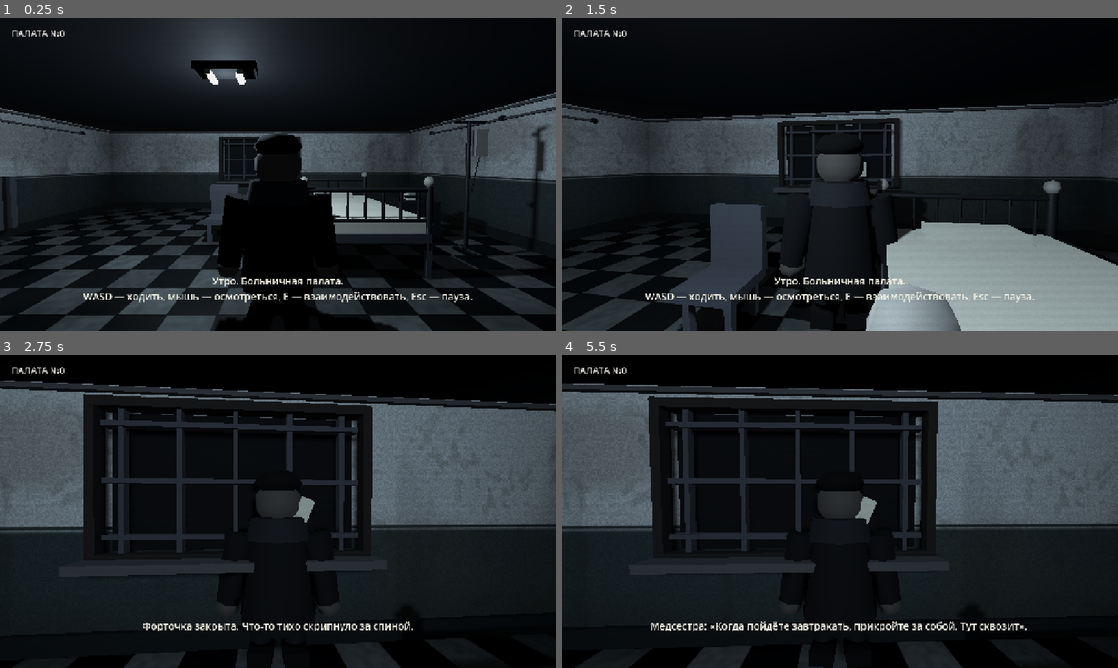
Above: before the commit, frames 1-4 (two rows, left to right).
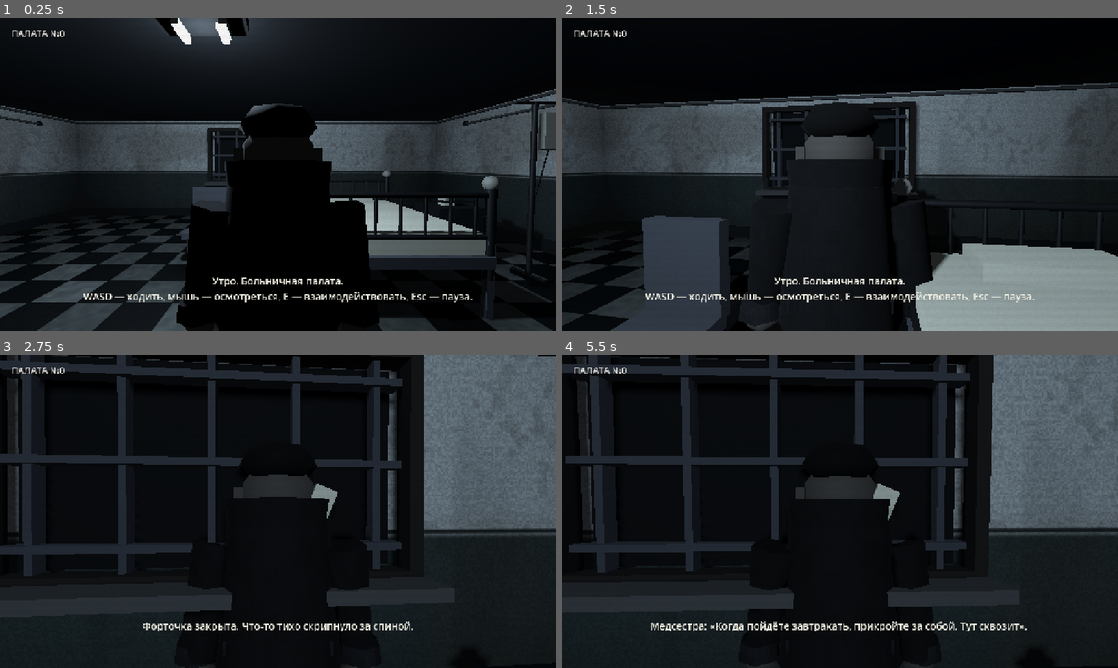
Above: after the commit, the same moments.

Repository: smaks190-crypto/Durotale
Game: Godot game, scene res://scenes/main.tscn
The game is run twice, just before and just after one commit, with the same random seed, the same clock (stepped at 60 frames per second) and the same inputs.
Inputs (mouse positions are in pixels of both pictures, inside the frame that each line leads up to):
- Up to frame 1 (0.25 s): no input
- Up to frame 2 (1.5 s): tap Enter at 0.5 s; move the mouse to (867, 174) at 0.52 s; hold E (interact) 0.53-1.28 s; hold W (move_forward) from 0.53 s (still down); move the mouse to (812, 174) at 1.27 s; tap E (interact) at 1.35 s
- Up to frame 3 (2.75 s): keep holding W (move_forward); move the mouse to (289, 505) at 2.02 s; hold E (interact) from 2.03 s (still down)
- Up to frame 4 (5.5 s): keep holding W (move_forward); move the mouse to (834, 517) at 2.77 s; release E (interact) at 2.78 s; tap E (interact) at 2.85, 4.35 s; move the mouse to (878, 514) at 3.52 s; hold E (interact) 3.53-4.28 s; move the mouse to (795, 508) at 4.27 s; move the mouse to (845, 511) at 5.02 s; hold E (interact) from 5.03 s (still down)

The runs differ from the first frame. In frame 1, 25% of the frame differs, in the area x 0-100%, y 0-100%; in frame 2, 24%; in frame 3, 32%; in frame 4, 33%.

Commit message:
feat(visual): human-scale coat silhouette, worn fabric and close shoulder camera

Diff:
--- a/godot/scripts/player.gd
+++ b/godot/scripts/player.gd
@@ -1,5 +1,7 @@
 extends CharacterBody3D
 class_name DurkaPlayer
+
+const WORN_FABRIC = preload("res://shaders/worn_fabric.gdshader")
 
 const SPEED := 3.35
 const GRAVITY := 16.0
@@ -11,16 +13,25 @@
 var pivot: Node3D
 var body_mesh: Node3D
 var game: Node3D
+var walk_cycle := 0.0
+var left_sleeve: MeshInstance3D
+var right_sleeve: MeshInstance3D
 
 func make_part(parent: Node3D, mesh: Mesh, location: Vector3, color: Color) -> MeshInstance3D:
     var item := MeshInstance3D.new()
     item.mesh = mesh
     item.position = location
-    var material := StandardMaterial3D.new()
-    material.albedo_color = color
-    material.roughness = 0.94
-    material.shading_mode = BaseMaterial3D.SHADING_MODE_PER_PIXEL
-    item.material_override = material
+    if color.r < 0.325:
+        var cloth_shader := ShaderMaterial.new()
+        cloth_shader.shader = WORN_FABRIC
+        cloth_shader.set_shader_parameter("fabric_tint", color)
+        item.material_override = cloth_shader
+    else:
+        var material := StandardMaterial3D.new()
+        material.albedo_color = color
+        material.roughness = 0.89
+        material.shading_mode = BaseMaterial3D.SHADING_MODE_PER_PIXEL
+        item.material_override = material
     parent.add_child(item)
     return item
 
@@ -58,11 +69,27 @@
     var wool := Color(0.18,0.185,0.193)
     var skin := Color(0.34,0.326,0.307)
     var shoes := Color(0.073,0.075,0.079)
-    make_part(body_mesh, faceted_cylinder(0.295,0.43,1.08,7),Vector3(0,1.04,0),coat)
-    make_part(body_mesh, faceted_cylinder(0.32,0.37,0.22,7),Vector3(0,1.46,0),wool)
+    # The body is tapered like an actual old coat, never a rectangular block.
+    make_part(body_mesh, faceted_cylinder(0.34,0.42,0.92,9),Vector3(0,1.09,0),coat)
+    make_part(body_mesh, faceted_cylinder(0.36,0.32,0.40,9),Vector3(0,1.51,-0.015),coat)
+    make_part(body_mesh, faceted_cylinder(0.30,0.35,0.13,9),Vector3(0,1.49,0),wool)
+    make_part(body_mesh, box_mesh(Vector3(0.65,0.09,0.48)),Vector3(0,0.82,-0.015),wool)
+    # Shirt is visible beneath the open neckline.
+    make_part(body_mesh,box_mesh(Vector3(0.21,0.35,0.045)),Vector3(0,1.54,-0.30),Color(0.295,0.293,0.279))
+    for side in [-1.0, 1.0]:
+        var lapel := make_part(body_mesh,box_mesh(Vector3(0.14,0.39,0.06)),Vector3(side*0.17,1.52,-0.32),wool)
+        lapel.rotation.z = side * 0.30
+        make_part(body_mesh,box_mesh(Vector3(0.23,0.19,0.055)),Vector3(side*0.19,1.02,-0.372),wool)
+    for y in [0.94,1.12,1.30]:
+        make_part(body_mesh,faceted_cylinder(0.017,0.017,0.014,7),Vector3(-0.05,y,-0.378),Color(0.40,0.39,0.37))
     for side in [-1.0,1.0]:
         var sleeve := make_part(body_mesh,faceted_cylinder(0.185,0.135,0.74,6),Vector3(side*0.46,1.04,0),coat)
-        sleeve.rotation.z = side * 0.20
+        sleeve.rotation.z = side * 0.16
+        if side < 0.0:
+            left_sleeve = sleeve
+        else:
+            right_sleeve = sleeve
+        make_part(body_mesh,faceted_cylinder(0.145,0.16,0.11,7),Vector3(side*0.54,0.71,0),wool)
         make_part(body_mesh,faceted_cylinder(0.115,0.125,0.42,6),Vector3(side*0.18,0.48,0),Color(0.13,0.135,0.14))
         var glove := SphereMesh.new()
         glove.radius = 0.14
@@ -85,25 +112,32 @@
     hair.radial_segments = 7
     hair.rings = 3
     make_part(body_mesh,hair,Vector3(0,1.94,0.035),Color(0.052,0.05,0.052))
-    make_part(body_mesh,box_mesh(Vector3(0.13,0.12,0.12)),Vector3(0,1.72,-0.25),skin)
-    make_part(body_mesh,box_mesh(Vector3(0.12,0.31,0.06)),Vector3(0,1.20,-0.34),Color(0.22,0.22,0.225))
+    # Subtle face profile reads as human even in near-monochrome lighting.
+    make_part(body_mesh,box_mesh(Vector3(0.095,0.15,0.11)),Vector3(0,1.73,-0.252),skin)
+    for side in [-1.0,1.0]:
+        make_part(body_mesh,box_mesh(Vector3(0.065,0.11,0.065)),Vector3(side*0.265,1.74,0),skin)
+        make_part(body_mesh,box_mesh(Vector3(0.072,0.028,0.016)),Vector3(side*0.115,1.79,-0.256),Color(0.075,0.068,0.066))
+        make_part(body_mesh,box_mesh(Vector3(0.15,0.035,0.04)),Vector3(side*0.17,1.29,-0.34),wool)
+    make_part(body_mesh,box_mesh(Vector3(0.10,0.31,0.055)),Vector3(0,1.20,-0.345),Color(0.23,0.23,0.24))
+    make_part(body_mesh,box_mesh(Vector3(0.16,0.055,0.075)),Vector3(0,1.95,0.20),Color(0.055,0.05,0.048))
 
     pivot = Node3D.new()
-    pivot.position = Vector3(0, 1.64, 0)
+    pivot.position = Vector3(0, 1.62, 0)
     pivot.name = "ViewPivot"
     add_child(pivot)
     var spring := SpringArm3D.new()
-    spring.spring_length = 2.45
-    spring.margin = 0.12
+    spring.spring_length = 1.70
+    spring.margin = 0.10
     var probe := SphereShape3D.new()
-    probe.radius = 0.25
+    probe.radius = 0.20
     spring.shape = probe
     spring.collision_mask = 1
     spring.add_excluded_object(get_rid())
     pivot.add_child(spring)
     camera = Camera3D.new()
-    camera.position = Vector3(0.48, 0.11, 0)
-    camera.fov = 69
+    camera.position = Vector3(0.60, 0.13, 0)
+    camera.fov = 64
+    camera.near = 0.08
     camera.current = true
     spring.add_child(camera)
     apply_orientation()
@@ -144,6 +178,20 @@
     else:
         velocity.y = -0.1
     move_and_slide()
+    # A restrained gait avoids the rigid sliding-mannequin effect.
+    if direction.length_squared() > 0.02 and is_on_floor():
+        walk_cycle += delta * 8.0
+        body_mesh.position.y = sin(walk_cycle * 2.0) * 0.018
+        if is_instance_valid(left_sleeve):
+            left_sleeve.rotation.x = sin(walk_cycle) * 0.10
+        if is_instance_valid(right_sleeve):
+            right_sleeve.rotation.x = -sin(walk_cycle) * 0.10
+    else:
+        body_mesh.position.y = move_toward(body_mesh.position.y, 0.0, delta * 0.13)
+        if is_instance_valid(left_sleeve):
+            left_sleeve.rotation.x = move_toward(left_sleeve.rotation.x, 0.0, delta * 1.4)
+        if is_instance_valid(right_sleeve):
+            right_sleeve.rotation.x = move_toward(right_sleeve.rotation.x, 0.0, delta * 1.4)
 
 func facing_direction() -> Vector3:
     return Vector3(0, 0, -1).rotated(Vector3.UP, yaw)
